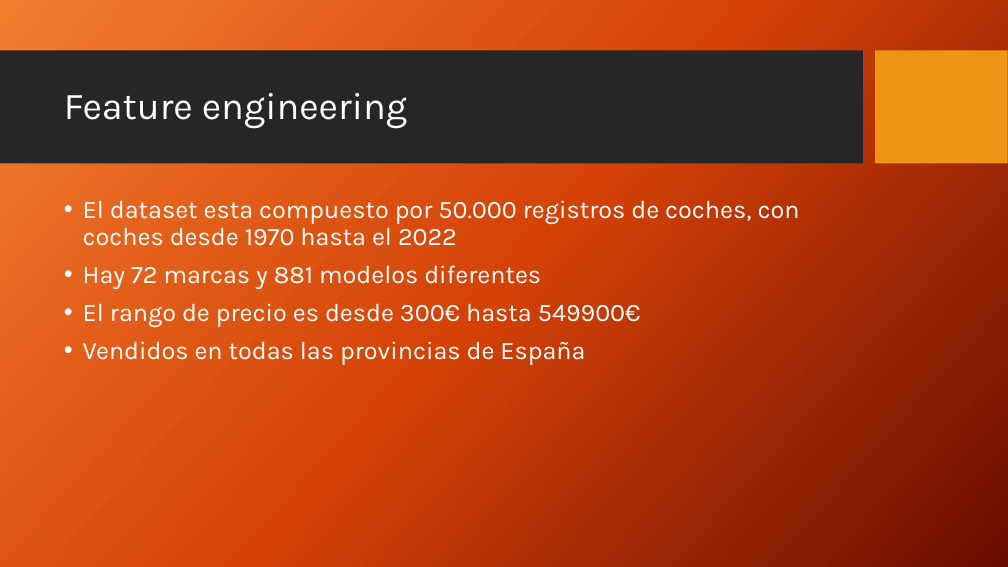
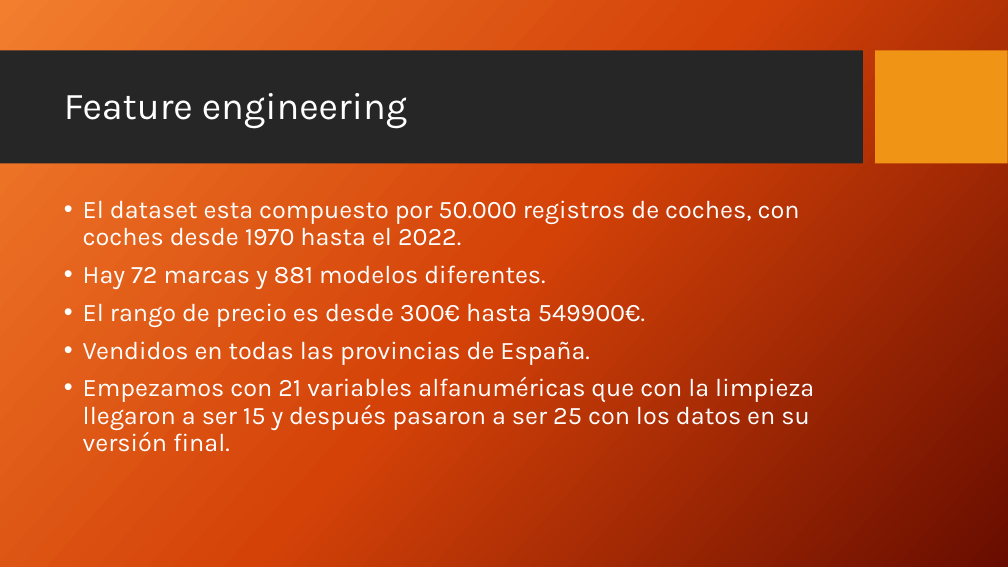
Before and after one commit to Volkmar87/FONSICAR, a slide deck: slide 5 of Coches_proyecto_final_ML/Fonsicar.pptx (slide 4 before the commit). Drawn at 1008x567 pixels with LibreOffice and Linux fonts; fonts in the diff are those of the drawing; background and template pictures are left out. Boxes give left, top, right and bottom in pixels: in the first picture for what was removed or moved away, otherwise in the second. Text is boxed around its words. In the diff, an @@ line names an element or a change of style, - is before the commit and + after.

```diff
--- a/Coches_proyecto_final_ML/Fonsicar.pptx
+++ b/Coches_proyecto_final_ML/Fonsicar.pptx
@@ text at [83, 200, 814, 452]: text changed @@
-• El dataset esta compuesto por 50.000 registros de coches, con coches desde 1970 hasta el 2022
-• Hay 72 marcas y 881 modelos diferentes
-• El rango de precio es desde 300€ hasta 549900€
-• Vendidos en todas las provincias de España
+• El dataset esta compuesto por 50.000 registros de coches, con coches desde 1970 hasta el 2022.
+• Hay 72 marcas y 881 modelos diferentes.
+• El rango de precio es desde 300€ hasta 549900€.
+• Vendidos en todas las provincias de España.
+• Empezamos con 21 variables alfanuméricas que con la limpieza llegaron a ser 15 y después pasaron a ser 25 con los datos en su versión final.
```
Also in this commit, not shown: 3 slides added.
